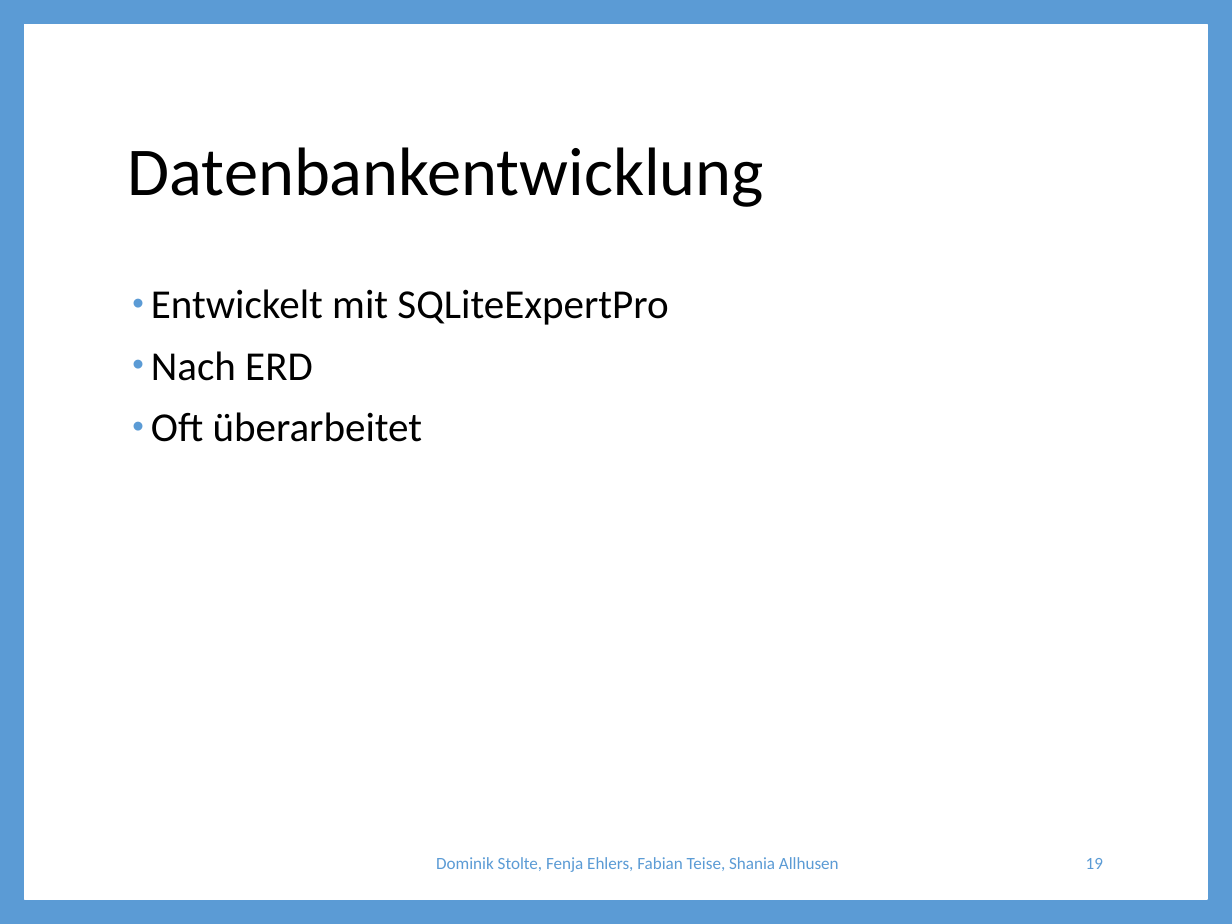
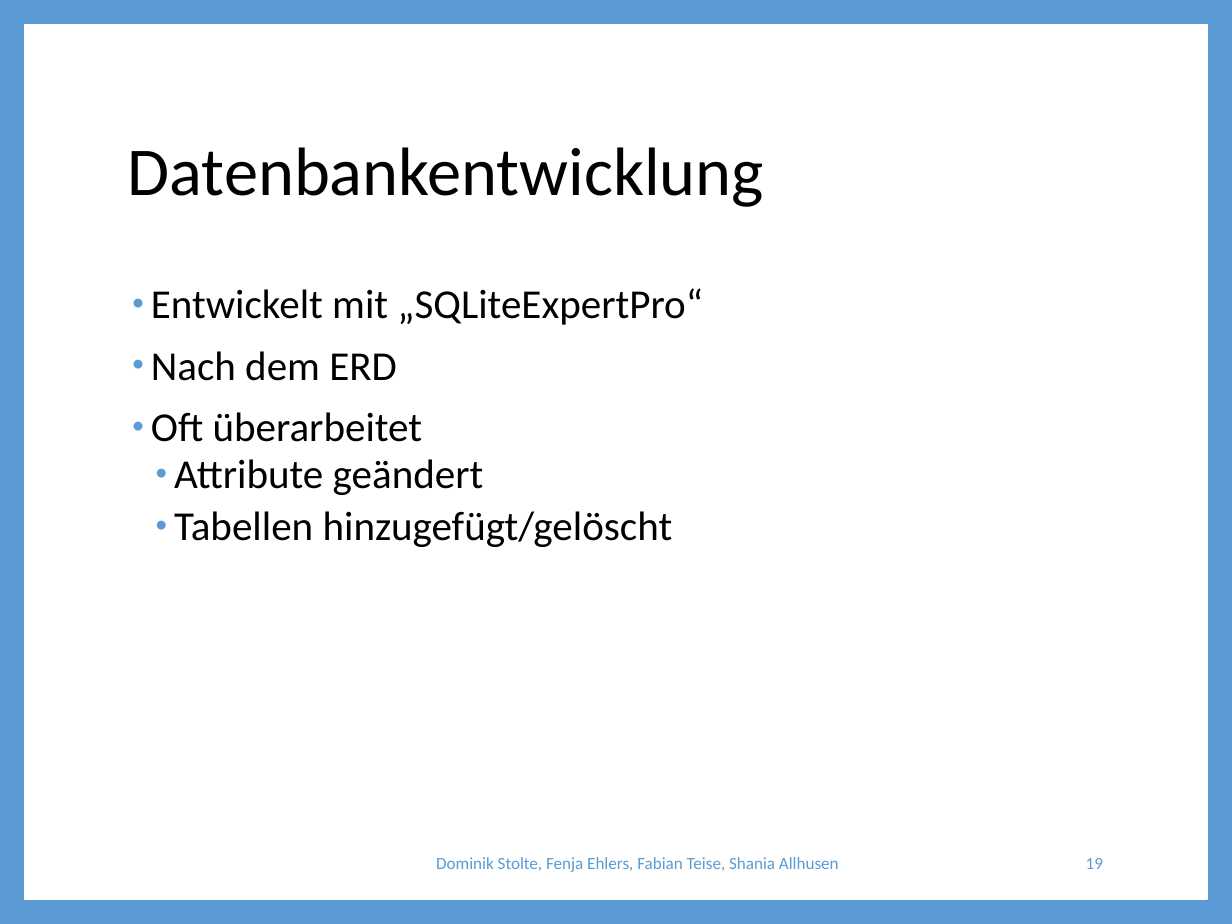
Before and after one commit to ShaniaAllhusen/Mittelstufenprojekt, a slide deck: slide 19 of Projekt-Präsentation.pptx. Drawn at 1232x924 pixels with LibreOffice and Linux fonts; fonts in the diff are those of the drawing. Boxes give left, top, right and bottom in pixels: in the first picture for what was removed or moved away, otherwise in the second. Text is boxed around its words. In the diff, an @@ line names an element or a change of style, - is before the commit and + after.

```diff
--- a/Projekt-Präsentation.pptx
+++ b/Projekt-Präsentation.pptx
@@ text at bbox=[151, 288, 703, 381]: text changed @@
-• Entwickelt mit SQLiteExpertPro
-• Nach ERD
+• Entwickelt mit „SQLiteExpertPro“
+• Nach dem ERD
@@ text at bbox=[174, 459, 673, 547]: paragraphs added @@
+  • Attribute geändert
+  • Tabellen hinzugefügt/gelöscht
```
Also in this commit, not shown: 9 other slides changed.
